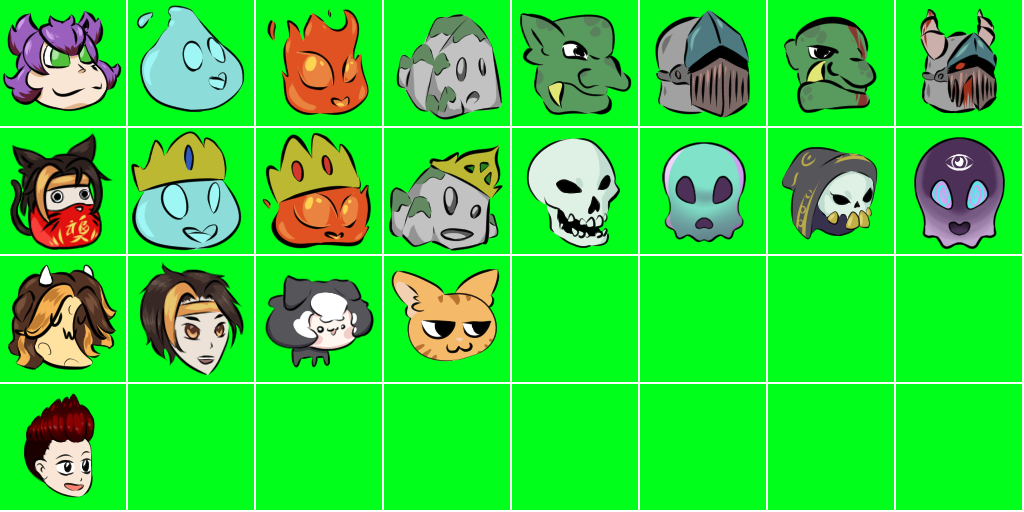
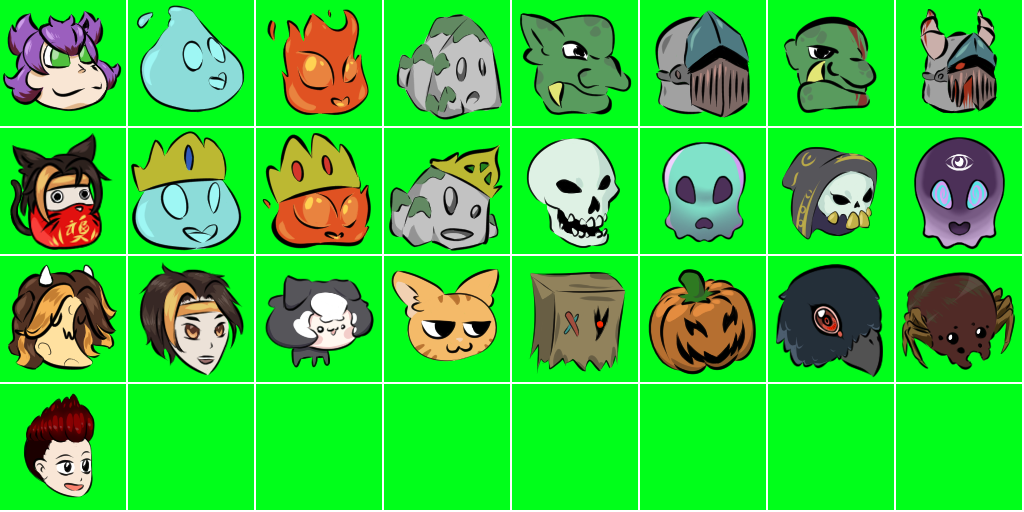
Revision of a layered 1024 × 512 image; what changed, layer by layer:
added layer "Calque de dessin 1" above "Calque de dessin 7" over [528, 264, 1015, 378]
added layer "Calque de dessin 7" above "Calque de dessin 8" over [902, 320, 1015, 370]
added layer "Calque de dessin 8" above "Calque de dessin 9" over [902, 320, 1015, 370]
added layer "Calque de dessin 9" (21%) above "Calque de dessin 2" over [902, 272, 1015, 370]
added layer "Calque de dessin 2" above "Calque de dessin 3" over [576, 264, 1015, 378]
added layer "Calque de dessin 3" above "Calque de dessin 4" over [528, 264, 883, 378]
added layer "Calque de dessin 4" above "Calque de dessin 6" over [528, 264, 883, 378]
added layer "Calque de dessin 6" above "Calque de dessin 5 Fusionnés" over [528, 264, 883, 378]
painted on "Calque de dessin 5 Fusionnés" over [528, 264, 1015, 378]
painted on "Copier de green" (21st of 30, in "greenScreen" › "l3") over [776, 264, 883, 378]
